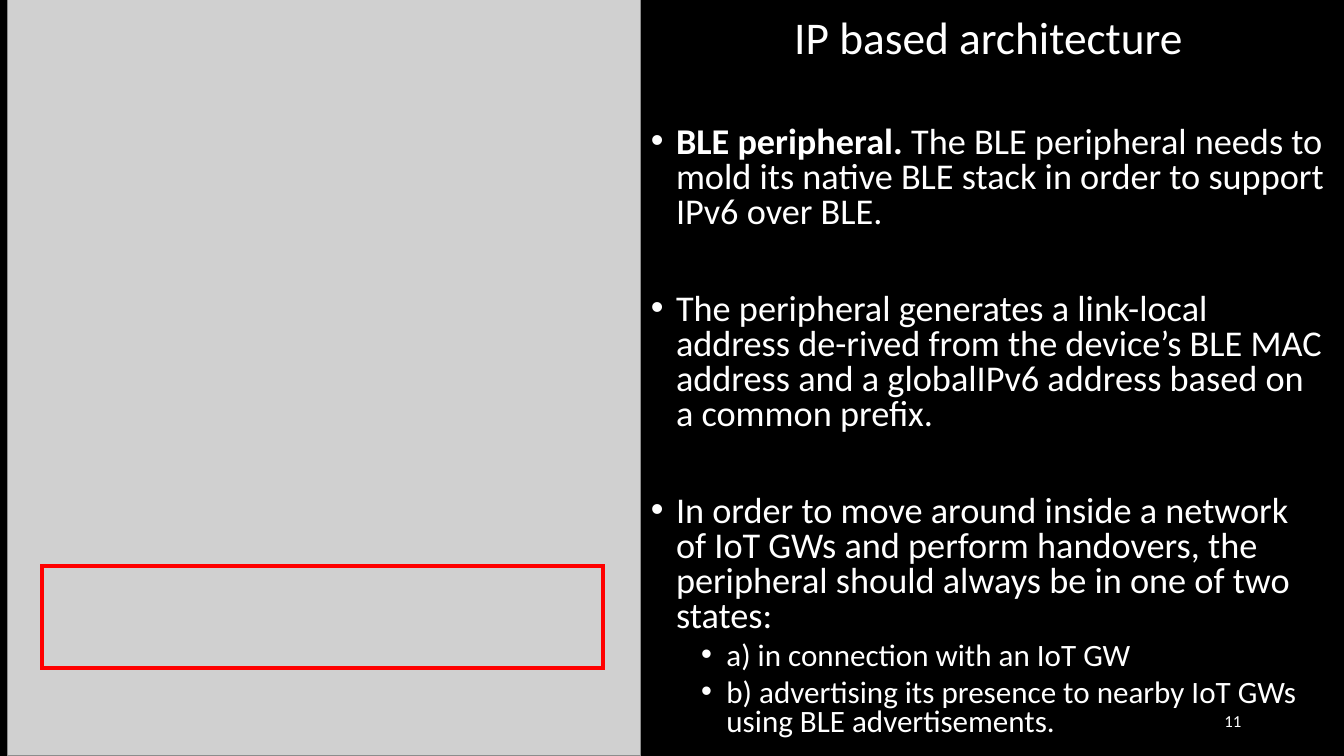
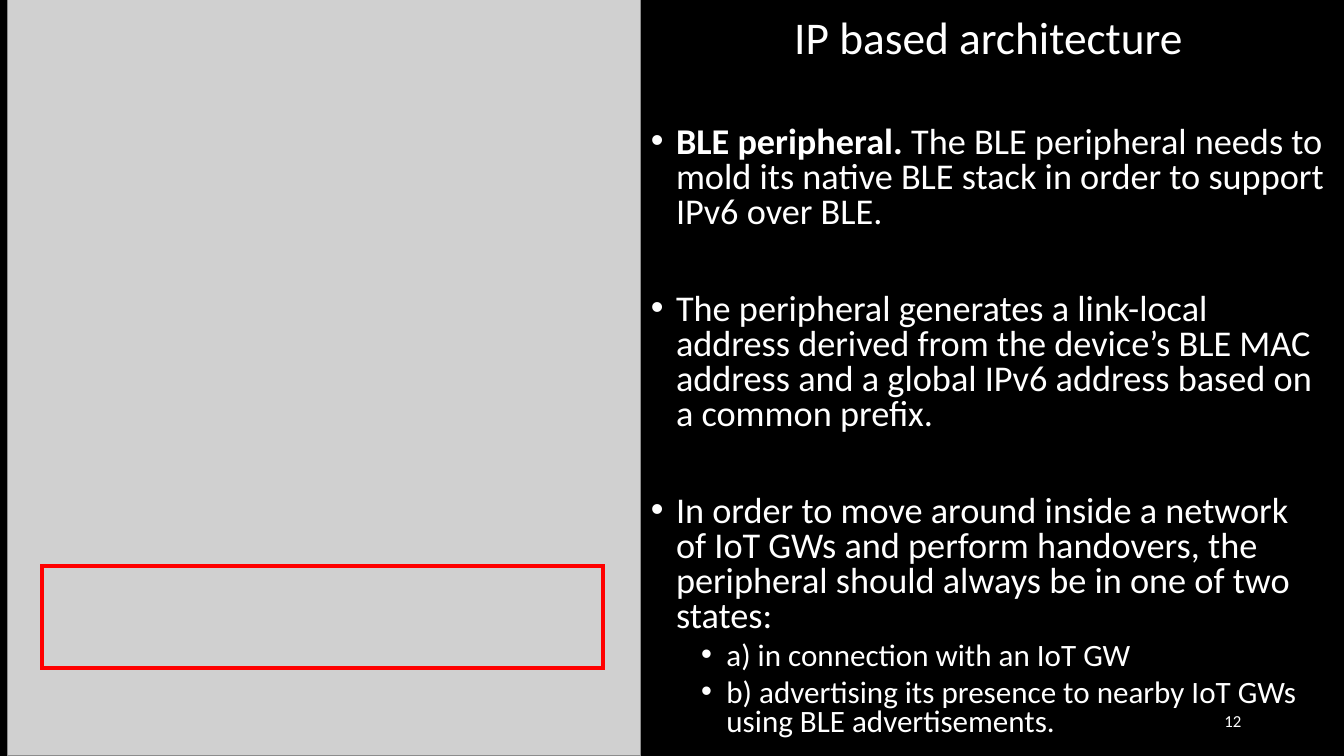
Before and after one commit to EKOISMYLOVE/NTUT_GM_PPT, a slide deck: slide 12 of A BLE-based multi-gateway network infrastructure with handover support for mobile BLE peripherals.pptx (slide 11 before the commit). Drawn at 1344x756 pixels with LibreOffice and Linux fonts; fonts in the diff are those of the drawing; grey boxes stand for pictures. Boxes give left, top, right and bottom in pixels: in the first picture for what was removed or moved away, otherwise in the second. Text is boxed around its words. In the diff, an @@ line names an element or a change of style, - is before the commit and + after.

```diff
--- a/A BLE-based multi-gateway network infrastructure with handover support for mobile BLE peripherals.pptx
+++ b/A BLE-based multi-gateway network infrastructure with handover support for mobile BLE peripherals.pptx
@@ text at [676,295,1312,432]: text changed @@
-• The peripheral generates a link-local address de-rived from the device’s BLE MAC address and a globalIPv6 address based on a common prefix.
+• The peripheral generates a link-local address derived from the device’s BLE MAC address and a global IPv6 address based on a common prefix.
@@ page number at [1224,716,1241,727]: text changed @@
-11
+12
```
Also in this commit, not shown: 7 other slides changed, 1 slide added.
